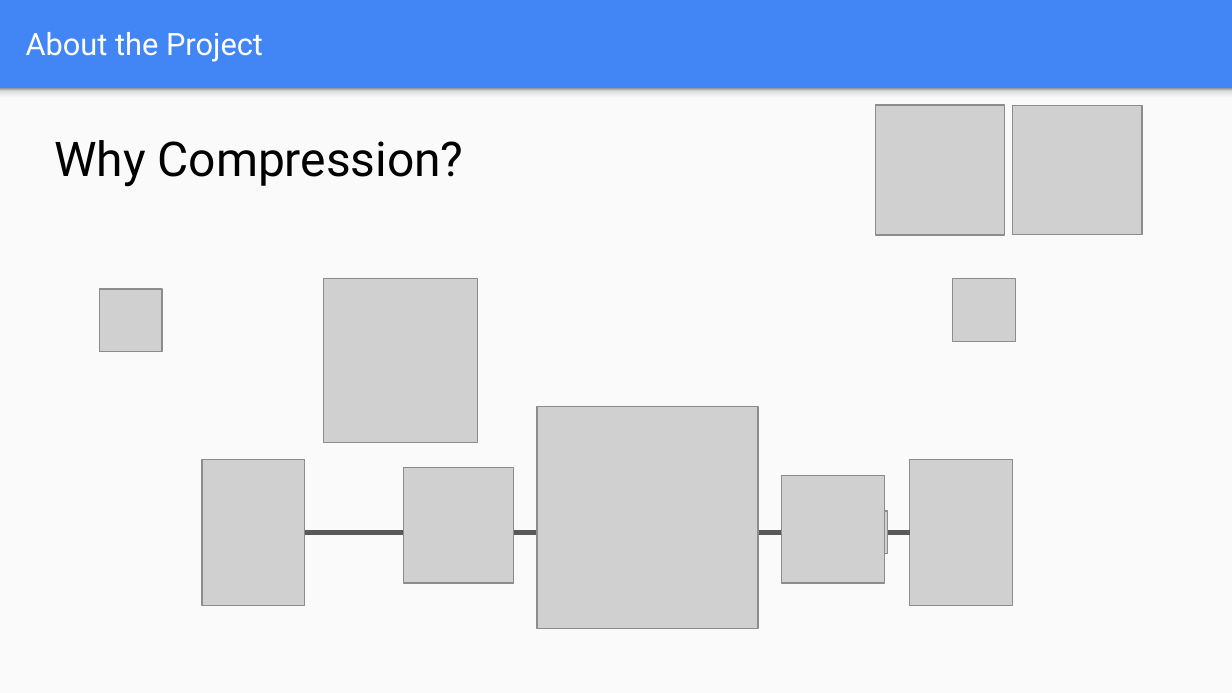
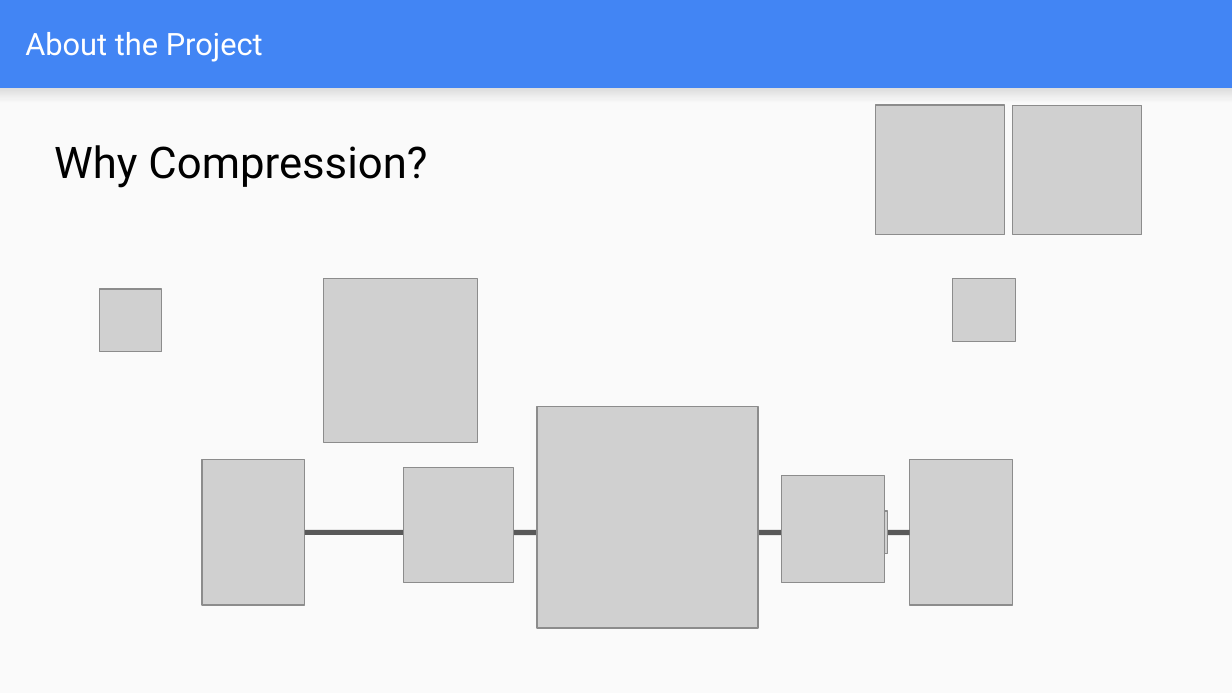
Before and after one commit to JKHHai/G4_H263_Compression, a slide deck: slide 3 of docs/H.263 Media Compression Broadcast on FPGAs Final project Demo.pptx (slide 4 before the commit). Drawn at 1232x693 pixels with LibreOffice and Linux fonts; fonts in the diff are those of the drawing; grey boxes stand for pictures. Boxes give left, top, right and bottom in pixels: in the first picture for what was removed or moved away, otherwise in the second. Text is boxed around its words. In the diff, an @@ line names an element or a change of style, - is before the commit and + after.

```diff
--- a/docs/H.263 Media Compression Broadcast on FPGAs Final project Demo.pptx
+++ b/docs/H.263 Media Compression Broadcast on FPGAs Final project Demo.pptx
@@ rectangle at bbox=[0, 89, 1232, 103]: fill gradient #F9F9F9 to #DEDEDE to #999999 to gradient #F9F9F9 to #DEDEDE @@
@@ text "Why Compression?" at bbox=[54, 145, 427, 188]: size 28 to 25.5 pt; line spacing 0.9 to 1 @@
```
Also in this commit, not shown: 26 other slides changed, 1 slide removed, 4 other files.
